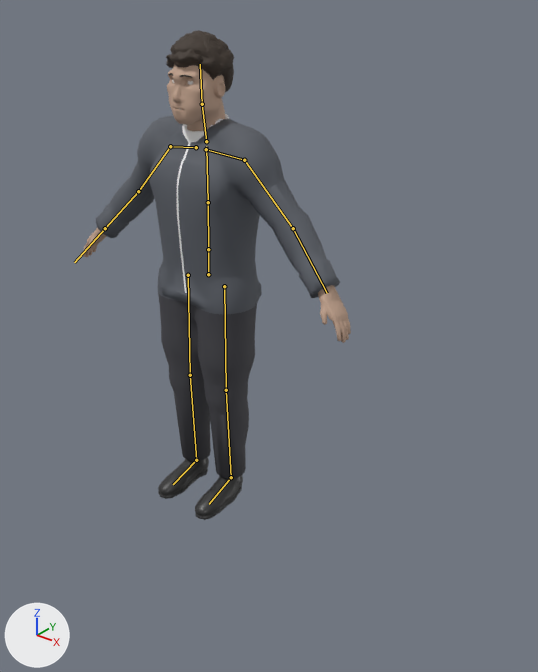
Renders of the glTF model src/decision_pitch/web/figures/figure.glb from each side of a commit.
Camera for both pictures: a 50 mm lens placed at (1.85, -1.93, 2.0), pointed at (0.3, 0.0, 0.8). Every picture has the same lights, and +X, +Y and +Z are marked at lower left. The picture after the commit comes second. The bones that change, and the others that lie on the model, are drawn over the model as lines.

The first picture shows 'body', 'coat', 'eyes', 'hair_bun', 'hair_buzz', 'hair_curly', 'hair_short', 'hair_swept'.
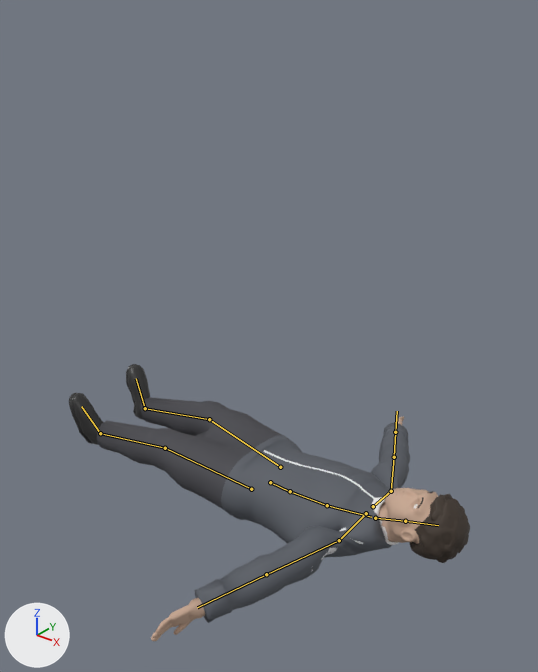
The newer file adds an action. The first version stands in its rest pose; the second is drawn at frame 22 of the action 'fall_side_L'.

Location of each change, (x1, y1, x2, y2) in pixels of the pictures (538 x 672 px):
'coat', posed (29% wider, 38% shorter)
    before: (96, 114, 340, 479)
    after: (96, 397, 410, 623)
'body', posed (38% wider, 39% shorter)
    before: (83, 63, 351, 520)
    after: (69, 364, 438, 641)
'hair_curly', posed (10% narrower, 16% taller)
    before: (166, 30, 234, 92)
    after: (409, 491, 470, 563)
'hair_swept', posed
    before: (173, 35, 225, 84)
    after: (414, 500, 463, 548)
'hair_short', posed
    before: (168, 64, 220, 80)
    after: (412, 491, 434, 544)
'hair_bun', posed
    before: (175, 64, 225, 81)
    after: (415, 503, 449, 560)
'eyes', posed (not visible afterwards)
    before: (172, 80, 193, 85)
'hair_buzz', posed
    before: (183, 65, 222, 79)
    after: (415, 501, 434, 544)
bone 'hips', root to tip
    before: (208, 274) to (208, 250)
    after: (270, 482) to (289, 491)
bone 'spine', root to tip
    before: (208, 249) to (208, 202)
    after: (290, 491) to (327, 505)
bone 'chest', root to tip
    before: (208, 202) to (206, 146)
    after: (327, 505) to (371, 517)
bone 'neck', root to tip
    before: (206, 141) to (202, 104)
    after: (375, 518) to (405, 521)
bone 'head', root to tip
    before: (202, 104) to (200, 64)
    after: (405, 521) to (438, 525)
bone 'upper_arm_L', root to tip
    before: (244, 160) to (293, 228)
    after: (339, 540) to (266, 574)
bone 'forearm_L', root to tip
    before: (293, 228) to (327, 293)
    after: (266, 574) to (197, 607)
bone 'upper_arm_R', root to tip
    before: (170, 146) to (138, 191)
    after: (391, 491) to (394, 457)
bone 'forearm_R', root to tip
    before: (138, 191) to (105, 228)
    after: (394, 457) to (395, 432)
bone 'thigh_L', root to tip
    before: (224, 286) to (226, 390)
    after: (251, 489) to (165, 448)
bone 'shin_L', root to tip
    before: (226, 390) to (231, 477)
    after: (165, 448) to (100, 433)
bone 'foot_L', root to tip
    before: (231, 477) to (209, 504)
    after: (100, 433) to (81, 406)
bone 'thigh_R', root to tip
    before: (188, 275) to (190, 375)
    after: (280, 467) to (209, 419)
bone 'shin_R', root to tip
    before: (190, 375) to (196, 460)
    after: (209, 419) to (145, 408)
bone 'foot_R', root to tip
    before: (196, 460) to (173, 484)
    after: (145, 408) to (136, 378)

What the commit changed:
Bone 'hips' (bone_hips) moves from (0.0, 0.0, 0.0) to (0.302, -0.834, -0.042).
Bone 'hips' (bone_hips) turns from (0, 0, 0) to (1, -87, -90) degrees about its own x, y and z.
Bone 'spine' (bone_spine) turns from (0, 0, 0) to (4, 0, 0) degrees about its own x, y and z.
Bone 'chest' (bone_chest) turns from (0, 0, 0) to (6, 0, 0) degrees about its own x, y and z.
Bone 'neck' (bone_neck) turns from (0, 0, 0) to (2, 0, 0) degrees about its own x, y and z.
Bone 'head' (bone_head) turns from (0, 0, 0) to (2, 0, 0) degrees about its own x, y and z.
Bone 'upper_arm_L' (bone_upper_arm_l) turns from (0, 0, 0) to (-2, 144, 19) degrees about its own x, y and z.
Bone 'forearm_L' (bone_forearm_l) turns from (0, 0, 0) to (-11, 0, 0) degrees about its own x, y and z.
Bone 'upper_arm_R' (bone_upper_arm_r) turns from (0, 0, 0) to (-1, -138, -16) degrees about its own x, y and z.
Bone 'forearm_R' (bone_forearm_r) turns from (0, 0, 0) to (-11, 0, 0) degrees about its own x, y and z.
Bone 'thigh_L' (bone_thigh_l) turns from (0, 0, 0) to (-7, -17, -4) degrees about its own x, y and z.
Bone 'shin_L' (bone_shin_l) turns from (0, 0, 0) to (14, 0, -1) degrees about its own x, y and z.
Bone 'foot_L' (bone_foot_l) turns from (0, 0, 0) to (3, 18, 9) degrees about its own x, y and z.
Bone 'thigh_R' (bone_thigh_r) turns from (0, 0, 0) to (-8, 19, 2) degrees about its own x, y and z.
Bone 'shin_R' (bone_shin_r) turns from (0, 0, 0) to (16, 0, 1) degrees about its own x, y and z.
Bone 'foot_R' (bone_foot_r) turns from (0, 0, 0) to (2, -21, -9) degrees about its own x, y and z.
